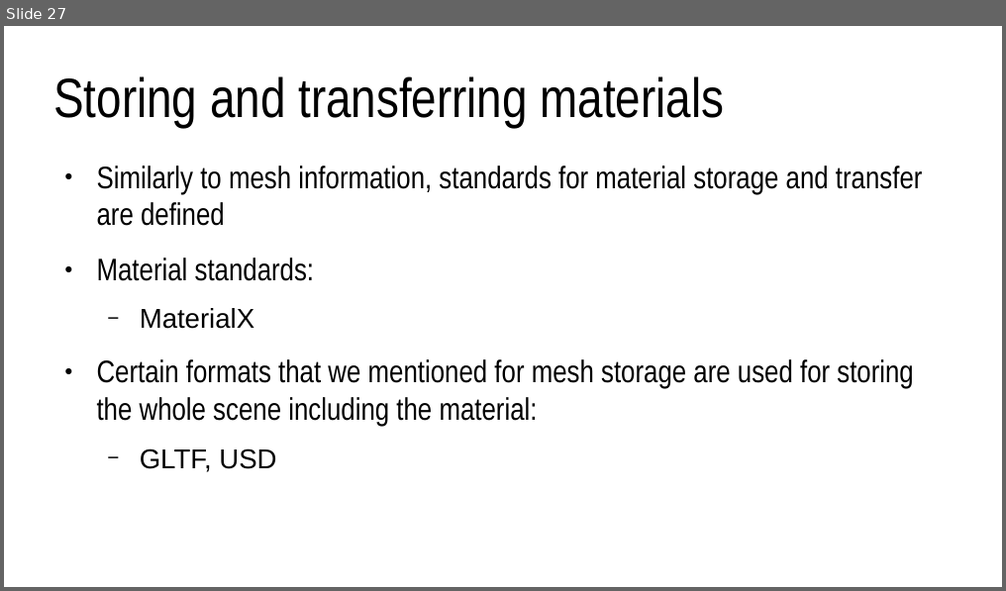
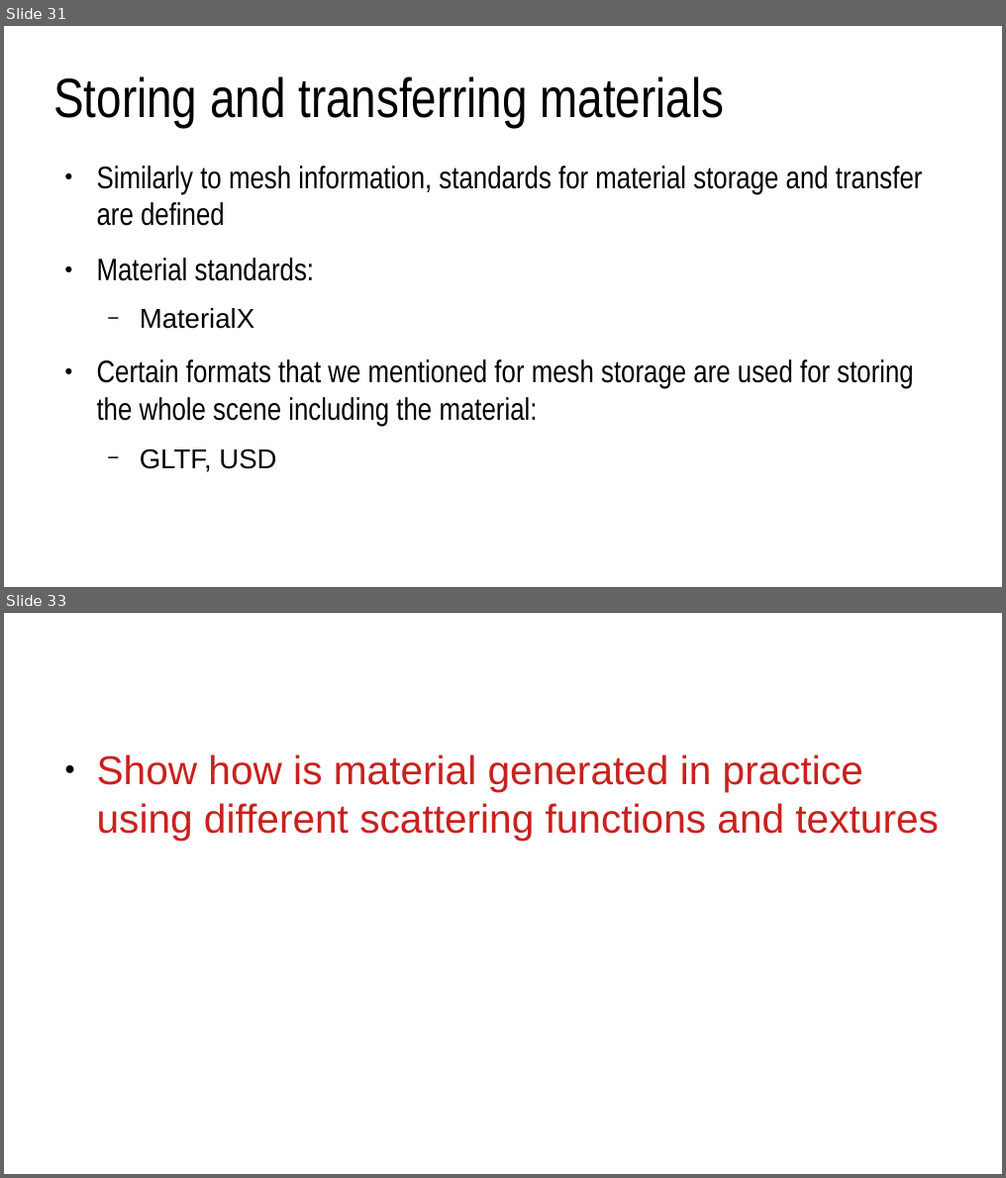
Before and after one commit to lorentzo/IntroductionToComputerGraphics, a slide deck: lectures/3_foundations_3d_scene/3_2_2_3D_models_material.odp. Shown one above the other, each under a label of ours: slide 27 before the commit, slides 31 and 33 after it; the slides between them are not shown. The pictures are 1006x591 and 1006x1178 pixels, drawn with LibreOffice and Linux fonts; fonts in the diff are those of the drawing. Boxes give left, top, right and bottom in pixels: in the first picture for what was removed or moved away, otherwise in the second. Text is boxed around its words. In the diff, an @@ line names an element or a change of style, - is before the commit and + after.

```diff
--- a/lectures/3_foundations_3d_scene/3_2_2_3D_models_material.odp
+++ b/lectures/3_foundations_3d_scene/3_2_2_3D_models_material.odp
@@ slide 33 added at (4, 613, 1002, 1174), background #FFFFFF @@
@@ text added at (97, 755, 938, 840), 32 pt, text #C9211E @@
+● Show how is material generated in practice using different scattering functions and textures
@@ what was slide 27 is now slide 31 @@
```
Also in this commit, not shown: 5 slides changed, 5 other slides added, 5 other files.
